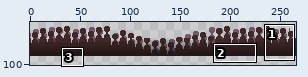
File history of a sprite sheet, images/crowd_bounce_05.png. The first picture is a wide view before the edit; the outline marks the close-up.
Close-up. Old version:
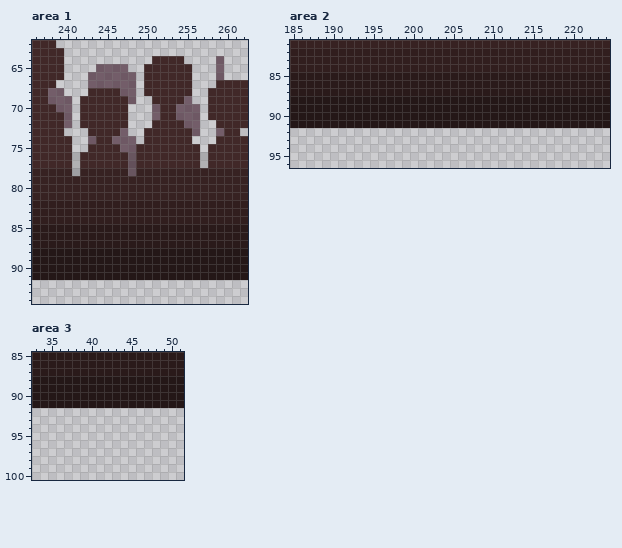
The file is 266x150 pixels. Pixels under 10% opacity are left out. Colours within 5 levels of each other are drawn and written as one. Shown: area 1: x 236..262, y 62..94; area 2: x 185..224, y 81..96; area 3: x 33..51, y 85..100. The wide view leaves out empty margins. The commit also changed other parts of the picture, which this record leaves out.
After:
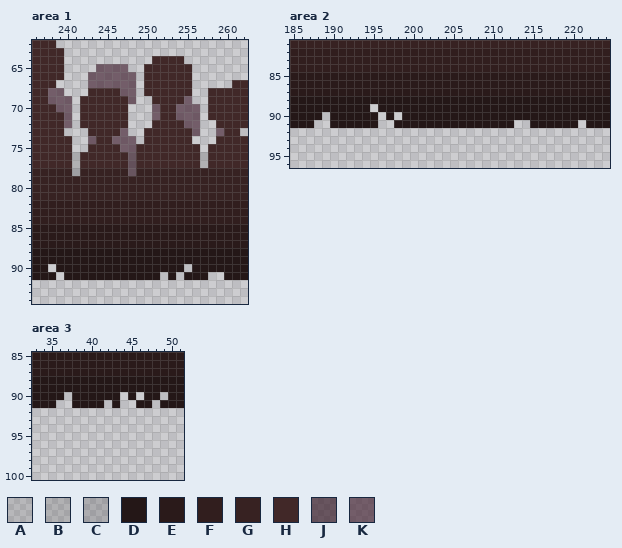
Palette (. is transparent): A #0000001b  B #00000023  C #00000029  D #241717  E #2a1a1a  F #311e1e  G #372222  H #412828  J #3a1f2cb0  K #452333a8
Difference:
Area 1:
The edit erases colour D in row 90 at x 238 and 255; in row 91 at x 239, 252, 254 and 258 to 259.
The edit erases colour H in row 67 at x 259 to 260.
The edit erases colour K in rows 64 to 66 at x 259.
Area 2:
The edit erases colour D in row 89 at x 195; in row 90 at x 189, 196 and 198; in row 91 at x 188 to 189, 196 to 197, 213 to 214 and 221.
Area 3:
The edit erases colour D in row 90 at x 37, 44, 46 and 49; in row 91 at x 36 to 37, 42, 44 to 45 and 48.
